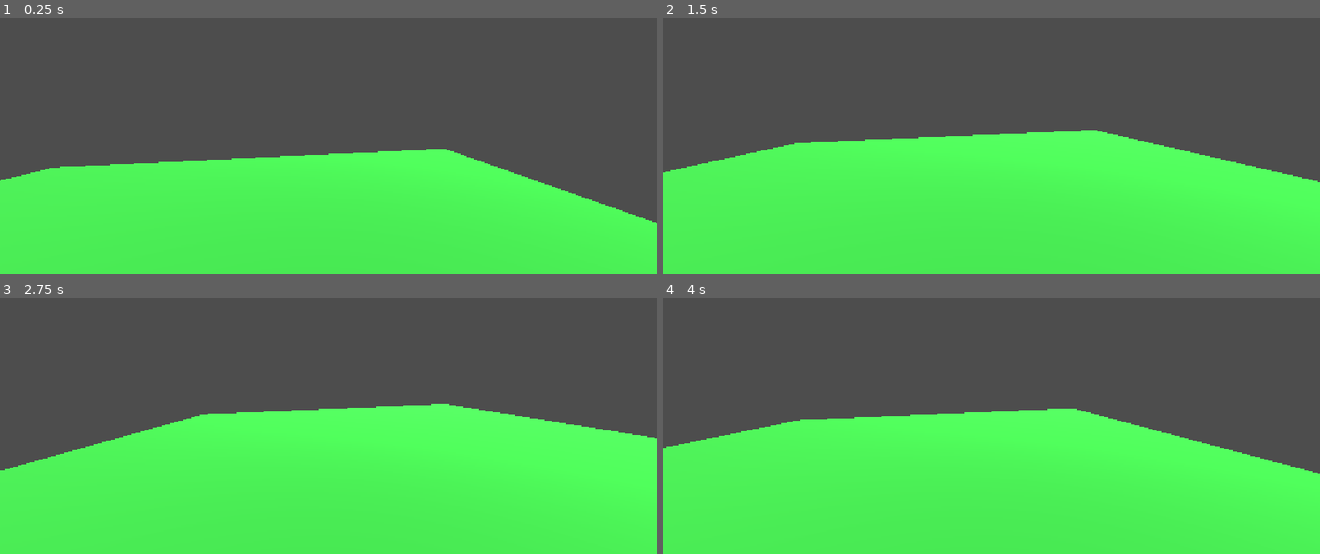
Above: before the commit, frames 1-4 (two rows, left to right).
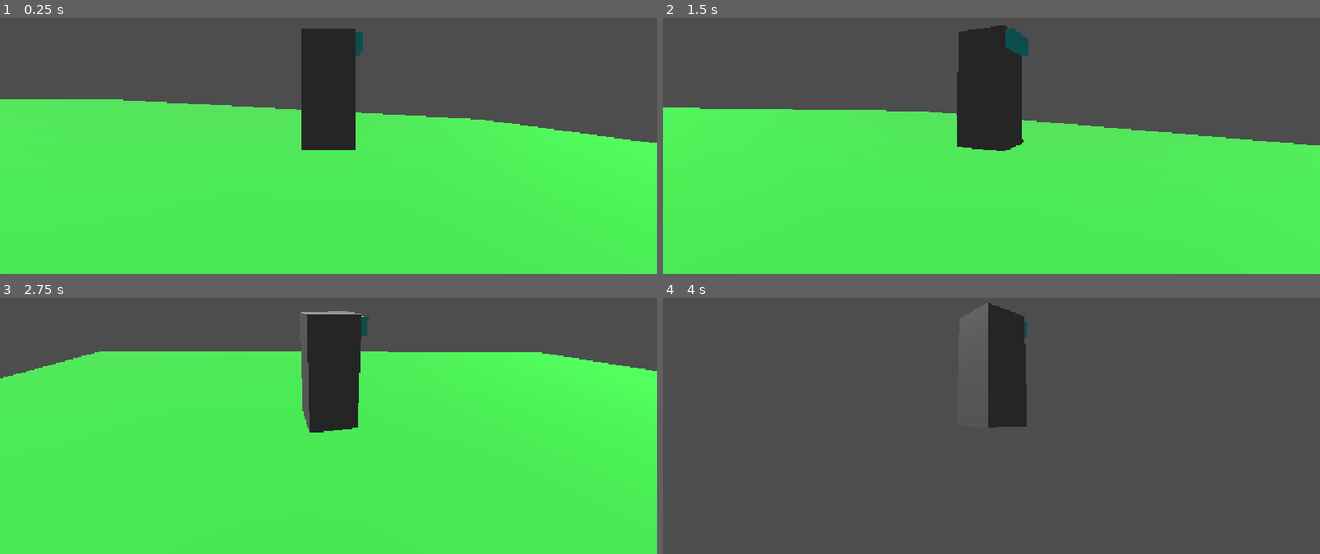
Above: after the commit, the same moments.

Repository: JustMan444/Game
Game: Godot game, scene res://scenes/world.tscn
Two runs of this game, one before a commit and one after it. Both use one fixed random seed, a clock stepped at 60 frames per second and the inputs below.
Inputs (mouse positions are in pixels of both pictures, inside the frame that each line leads up to):
- Up to frame 1 (0.25 s): no input
- Up to frame 2 (1.5 s): tap Enter (ui_accept) at 0.5, 0.77 s; move the mouse to (1136, 71) at 0.52 s; hold D (move_right) 0.53-1.28 s; move the mouse to (860, 107) at 1.27 s; hold S (move_back) from 1.28 s (still down)
- Up to frame 3 (2.75 s): tap Enter (ui_accept) at 1.52 s; move the mouse to (outside the picture) at 2.02 s; release S (move_back) at 2.03 s; hold D (move_right) from 2.03 s (still down)
- Up to frame 4 (4 s): move the mouse to (958, 443) at 2.77 s; release D (move_right) at 2.78 s; hold W (move_forward) 2.78-3.53 s; tap Enter (ui_accept) at 3.02, 3.77 s; move the mouse to (1188, 426) at 3.52 s; hold A (move_left) from 3.53 s (still down)

The runs differ from the first frame. In frame 1, 24% of the frame differs, in the area x 0-100%, y 4-81%; in frame 2, 15%; in frame 3, 28%; in frame 4, 51%, in the area x 0-100%, y 1-100%.

Commit message:
BMB BM BM BM
added camera

Diff:
--- a/scenes/objects/player.tscn
+++ b/scenes/objects/player.tscn
@@ -1,6 +1,7 @@
 [gd_scene format=3 uid="uid://bxbuavgum3vy1"]
 
 [ext_resource type="Script" uid="uid://c15wdhvomd2ik" path="res://scripts/Player/player.gd" id="1_a8lix"]
+[ext_resource type="Script" uid="uid://cy4jf10ouoowo" path="res://scripts/Player/camera_3d.gd" id="2_2147m"]
 
 [sub_resource type="BoxMesh" id="BoxMesh_qgm6r"]
 size = Vector3(1, 2.288208, 1)
@@ -18,7 +19,6 @@
 script = ExtResource("1_a8lix")
 
 [node name="MeshInstance3D" type="MeshInstance3D" parent="." unique_id=1102511978]
-transform = Transform3D(1, 0, 0, 0, 1, 0, 0, 0, 1, 1.1980398, 0.644104, 0)
 mesh = SubResource("BoxMesh_qgm6r")
 
 [node name="MeshInstance3D2" type="MeshInstance3D" parent="MeshInstance3D" unique_id=1792298157]
@@ -27,8 +27,9 @@
 surface_material_override/0 = SubResource("StandardMaterial3D_mbtxa")
 
 [node name="CollisionShape3D" type="CollisionShape3D" parent="." unique_id=568764651]
-transform = Transform3D(1, 0, 0, 0, 1, 0, 0, 0, 1, 1.1921762, 0.6547551, 0)
 shape = SubResource("BoxShape3D_x2soh")
 
-[node name="Camera3D" type="Camera3D" parent="." unique_id=285898186]
-transform = Transform3D(0.02281428, 0, 0.99973977, 0, 1, 0, -0.99973977, 0, 0.02281428, 0.53962135, 1.6113844, 0)
+[node name="Camera3D" type="Camera3D" parent="." unique_id=285898186 node_paths=PackedStringArray("target")]
+transform = Transform3D(0.02281428, 0, 0.99973977, 0, 1, 0, -0.99973977, 0, 0.02281428, -0.43430734, 0.9496101, 0)
+script = ExtResource("2_2147m")
+target = NodePath("..")
--- /dev/null
+++ b/scripts/Player/camera_3d.gd
@@ -0,0 +1,29 @@
+extends Camera3D
+
+@export var target: Node3D
+@export var distance: float = 5.0
+@export var sensitivity: float = 0.2
+@export var min_angle: float = -90.0
+@export var max_angle: float = 90.0
+
+var yaw: float = 0.0
+var pitch: float = 0.0
+
+func _input(event):
+	if event is InputEventMouseMotion and Input.get_mouse_mode() == Input.MOUSE_MODE_CAPTURED:
+		yaw -= event.relative.x * sensitivity * 0.01
+		pitch -= event.relative.y * sensitivity * 0.01
+		pitch = clamp(pitch, deg_to_rad(min_angle), deg_to_rad(max_angle))
+		update_camera()
+
+func _ready():
+	Input.set_mouse_mode(Input.MOUSE_MODE_CAPTURED)
+	update_camera()
+
+func update_camera():
+	if not target:
+		return
+	var rotation = Quaternion(Vector3.UP, yaw) * Quaternion(Vector3.RIGHT, pitch)
+	var direction = rotation * Vector3.FORWARD
+	global_transform.origin = target.global_transform.origin + direction * distance
+	look_at(target.global_transform.origin, Vector3.UP)
Not shown, added: scripts/Player/camera_3d.gd.uid
